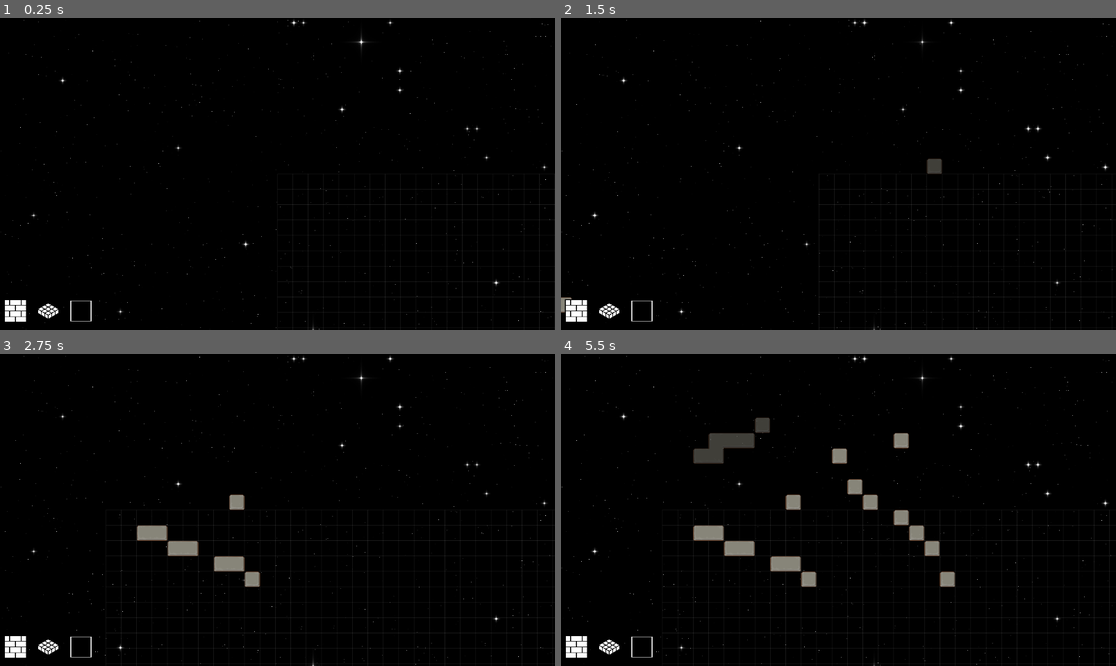
Above: before the commit, frames 1-4 (two rows, left to right).
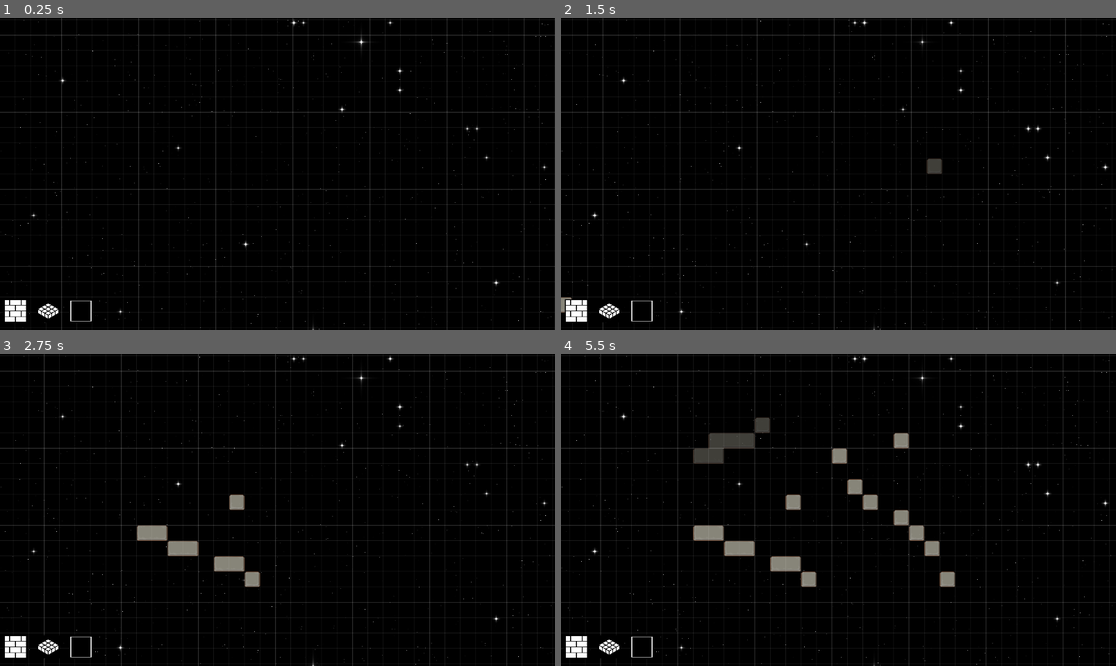
Above: after the commit, the same moments.

Repository: shouhanzen/godot-shipbuilders
Game: Godot game, scene res://scenes/game.tscn
Two runs of this game, one before a commit and one after it. Both use one fixed random seed, a clock stepped at 60 frames per second and the inputs below.
Inputs (mouse positions are in pixels of both pictures, inside the frame that each line leads up to):
- Up to frame 1 (0.25 s): no input
- Up to frame 2 (1.5 s): click (577, 311) at 0.52 s; move the mouse to (960, 158) at 1.27 s; hold D from 1.28 s (still down); click (960, 158) at 1.42 s
- Up to frame 3 (2.75 s): release D at 2 s; drag from (166, 525) to (249, 572) at 2.02 s
- Up to frame 4 (5.5 s): move the mouse to (894, 441) at 2.77 s; hold D 2.78-3.5 s; click (894, 441) at 2.92 s; drag from (810, 572) to (672, 463) at 3.52 s; move the mouse to (1005, 556) at 4.27 s; hold A 4.28-5 s; click (1005, 556) at 4.42 s; drag from (672, 463) to (755, 432) at 5.02 s

The runs differ from the first frame. In frame 1, 1.5% of the frame differs, in the area x 0-100%, y 0-100%; in frame 2, 1.5%; in frame 3, 1.2%; in frame 4, 1.5%.

Commit message:
Rect toolbox, better build lines

Diff:
--- a/scenes/game.tscn
+++ b/scenes/game.tscn
@@ -1,8 +1,9 @@
-[gd_scene load_steps=11 format=3 uid="uid://0j67c5xdwsut"]
+[gd_scene load_steps=12 format=3 uid="uid://0j67c5xdwsut"]
 
 [ext_resource type="TileSet" uid="uid://b3vc7u7mutyv1" path="res://tilesets/basic_stone.tres" id="1_q7w06"]
 [ext_resource type="Script" path="res://src/editor_grid.gd" id="2_hug66"]
 [ext_resource type="AudioStream" uid="uid://bcnk4p7d37igr" path="res://audio/sfx/pneumatic-screwer/mixkit-garage-pneumatic-screwer-817.mp3" id="3_eovcu"]
+[ext_resource type="Script" path="res://src/grid_lines_renderer.gd" id="4_bpl5n"]
 [ext_resource type="Material" uid="uid://caek8hlcujy82" path="res://materials/space_mat.tres" id="4_e8rjm"]
 [ext_resource type="Script" path="res://scenes/camera.gd" id="5_g3bcb"]
 [ext_resource type="AudioStream" uid="uid://ckkmmgfn1xqsc" path="res://audio/music/Adrift.mp3" id="7_1ix7m"]
@@ -27,6 +28,10 @@
 stream = ExtResource("3_eovcu")
 volume_db = -20.613
 bus = &"SFX"
+
+[node name="GridLinesRenderer" type="Node2D" parent="Grid/MainLayer" node_paths=PackedStringArray("tilemap")]
+script = ExtResource("4_bpl5n")
+tilemap = NodePath("..")
 
 [node name="Camera" type="Node2D" parent="."]
 script = ExtResource("5_g3bcb")
@@ -67,7 +72,8 @@
 
 [node name="RoomSelect" parent="UI/Toolbar" instance=ExtResource("9_587wh")]
 layout_mode = 2
-terrain_id = 1
+terrain_id = 0
+placement_mode = 1
 icon = ExtResource("9_7nmvy")
 
 [node name="AudioStreamPlayer" type="AudioStreamPlayer" parent="."]
--- a/scenes/ui/toolbar_icon/toolbar_icon.gd
+++ b/scenes/ui/toolbar_icon/toolbar_icon.gd
@@ -1,7 +1,10 @@
 @tool
 extends MarginContainer
 
+const PlacementMode = preload("res://src/editor_grid.gd").PlacementMode
+
 @export var terrain_id: int = -1
+@export var placement_mode: PlacementMode = PlacementMode.SINGLE_TILE
 
 const HOVER_BRIGHTNESS = 1.2
 const NORMAL_BRIGHTNESS = 1.0
@@ -37,3 +40,5 @@
 	var editor_grid = get_tree().get_first_node_in_group("editor_grid")
 	if editor_grid:
 		editor_grid.select_terrain(terrain_id)
+		if placement_mode >= 0:
+			editor_grid.current_mode = placement_mode
--- a/src/editor_grid.gd
+++ b/src/editor_grid.gd
@@ -7,50 +7,12 @@
 
 # Currently selected terrain for placement
 var selected_terrain_id: int = 0
-var grid_color = Color(1, 1, 1, 0.1) # Faint white color
-var grid_size = 64 # Default grid size
 var current_mode: PlacementMode = PlacementMode.SINGLE_TILE
 var room_start_pos: Vector2i = Vector2i.ZERO
 
 # Store cells during drag operation
 var is_dragging: bool = false
 var cells_to_place: Array[Vector2i] = []
-
-# Called when the node enters the scene tree for the first time.
-func _ready() -> void:
-    # Initialize any required setup
-    queue_redraw()
-
-# Override _draw to render grid lines
-func _draw() -> void:
-    draw_grid()
-
-# Draw the grid lines
-func draw_grid() -> void:
-    if not tile_set:
-        return
-
-    var viewport_rect = get_viewport_rect()
-    var start_pos = to_local(viewport_rect.position)
-    var end_pos = to_local(viewport_rect.end)
-
-    var start_cell = local_to_map(start_pos)
-    var end_cell = local_to_map(end_pos)
-
-    # Get half cell size for offset
-    var half_cell = Vector2(tile_set.tile_size) / 2
-
-    # Draw vertical lines
-    for x in range(start_cell.x - 1, end_cell.x + 2):
-        var from_pos = map_to_local(Vector2i(x, start_cell.y - 1)) + half_cell
-        var to_pos = map_to_local(Vector2i(x, end_cell.y + 1)) + half_cell
-        draw_line(from_pos, to_pos, grid_color)
-
-    # Draw horizontal lines
-    for y in range(start_cell.y - 1, end_cell.y + 2):
-        var from_pos = map_to_local(Vector2i(start_cell.x - 1, y)) + half_cell
-        var to_pos = map_to_local(Vector2i(end_cell.x + 1, y)) + half_cell
-        draw_line(from_pos, to_pos, grid_color)
 
 # Calculate room bounds from two points
 func get_room_bounds(start_pos: Vector2i, end_pos: Vector2i) -> Dictionary:
@@ -175,7 +137,23 @@
             # Remove terrain
             var mouse_pos = get_global_mouse_position()
             var cell = local_to_map(to_local(mouse_pos))
-            erase_cell(Vector2i(cell.x, cell.y))
+            var cell_vec = Vector2i(cell.x, cell.y)
+            # Get terrain type before erasing
+            var terrain_id = get_cell_tile_data(cell_vec).terrain if get_cell_tile_data(cell_vec) else -1
+            erase_cell(cell_vec)
+            # Update surrounding cells if there was terrain
+            if terrain_id >= 0:
+                # Get neighboring cells
+                var neighbors = [
+                    Vector2i(cell.x - 1, cell.y),
+                    Vector2i(cell.x + 1, cell.y),
+                    Vector2i(cell.x, cell.y - 1),
+                    Vector2i(cell.x, cell.y + 1)
+                ]
+                # Update terrain connections for neighbors
+                for neighbor in neighbors:
+                    if get_cell_tile_data(neighbor):
+                        set_cells_terrain_connect([neighbor], 0, terrain_id)
 
 # Function to change the selected terrain
 func select_terrain(terrain_id: int) -> void:
--- /dev/null
+++ b/src/grid_lines_renderer.gd
@@ -0,0 +1,90 @@
+extends Node2D
+
+@export var tilemap: TileMapLayer
+
+const GRID_SCALES = [
+	{"scale": 1, "thickness": 1.0, "min_zoom": 0.8, "max_zoom": 4.0},
+	{"scale": 5, "thickness": 2.0, "min_zoom": 0.2, "max_zoom": 2.0},
+	{"scale": 25, "thickness": 10.0, "min_zoom": 0, "max_zoom": 0.5}
+]
+
+var base_grid_color = Color(1, 1, 1, 0.1) # Faint white color
+
+func _ready() -> void:
+	queue_redraw()
+
+func _process(_delta: float) -> void:
+	queue_redraw()
+
+func _draw() -> void:
+	if not tilemap or not tilemap.tile_set:
+		return
+
+	var camera = get_viewport().get_camera_2d()
+	if not camera:
+		return
+
+	var viewport_rect = get_viewport_rect()
+	var camera_pos = camera.global_position
+	var camera_zoom = camera.zoom
+
+	# Calculate visible area in world space
+	var top_left = camera_pos - (viewport_rect.size / 2) / camera_zoom
+	var bottom_right = camera_pos + (viewport_rect.size / 2) / camera_zoom
+
+	var start_pos = tilemap.to_local(top_left)
+	var end_pos = tilemap.to_local(bottom_right)
+
+	var start_cell = tilemap.local_to_map(start_pos)
+	var end_cell = tilemap.local_to_map(end_pos)
+
+	# Add extra buffer to ensure coverage during movement and zooming
+	start_cell -= Vector2i(5, 5)
+	end_cell += Vector2i(5, 5)
+
+	# Get half cell size for offset
+	var half_cell = Vector2(tilemap.tile_set.tile_size) / 2
+
+	# Draw grid for each scale
+	for scale_info in GRID_SCALES:
+		var scale = scale_info["scale"]
+		var thickness = scale_info["thickness"]
+
+		# Calculate opacity based on camera zoom
+		var zoom_factor = camera_zoom.x  # Assuming uniform zoom
+		var falloff_range = 0.2  # 20% falloff range
+
+		# Calculate smoothstep bounds with falloff outside min/max zoom
+		var min_with_falloff = scale_info["min_zoom"] - falloff_range * scale_info["min_zoom"]
+		var max_with_falloff = scale_info["max_zoom"] + falloff_range * scale_info["max_zoom"]
+
+		# Full opacity within bounds, smooth falloff outside
+		var opacity_factor = 1.0
+		if zoom_factor < scale_info["min_zoom"]:
+			opacity_factor = smoothstep(min_with_falloff, scale_info["min_zoom"], zoom_factor)
+		elif zoom_factor > scale_info["max_zoom"]:
+			opacity_factor = 1.0 - smoothstep(scale_info["max_zoom"], max_with_falloff, zoom_factor)
+
+		var grid_color = base_grid_color
+		grid_color.a *= opacity_factor
+
+		if opacity_factor <= 0:
+			continue
+
+		# Adjust cell range for current scale
+		var scaled_start = start_cell / scale
+		var scaled_end = end_cell / scale
+
+		# Draw vertical lines
+		for x in range(scaled_start.x, scaled_end.x + 1):
+			var real_x = x * scale
+			var from_pos = tilemap.map_to_local(Vector2i(real_x, start_cell.y)) + half_cell
+			var to_pos = tilemap.map_to_local(Vector2i(real_x, end_cell.y)) + half_cell
+			draw_line(from_pos, to_pos, grid_color, thickness)
+
+		# Draw horizontal lines
+		for y in range(scaled_start.y, scaled_end.y + 1):
+			var real_y = y * scale
+			var from_pos = tilemap.map_to_local(Vector2i(start_cell.x, real_y)) + half_cell
+			var to_pos = tilemap.map_to_local(Vector2i(end_cell.x, real_y)) + half_cell
+			draw_line(from_pos, to_pos, grid_color, thickness)
